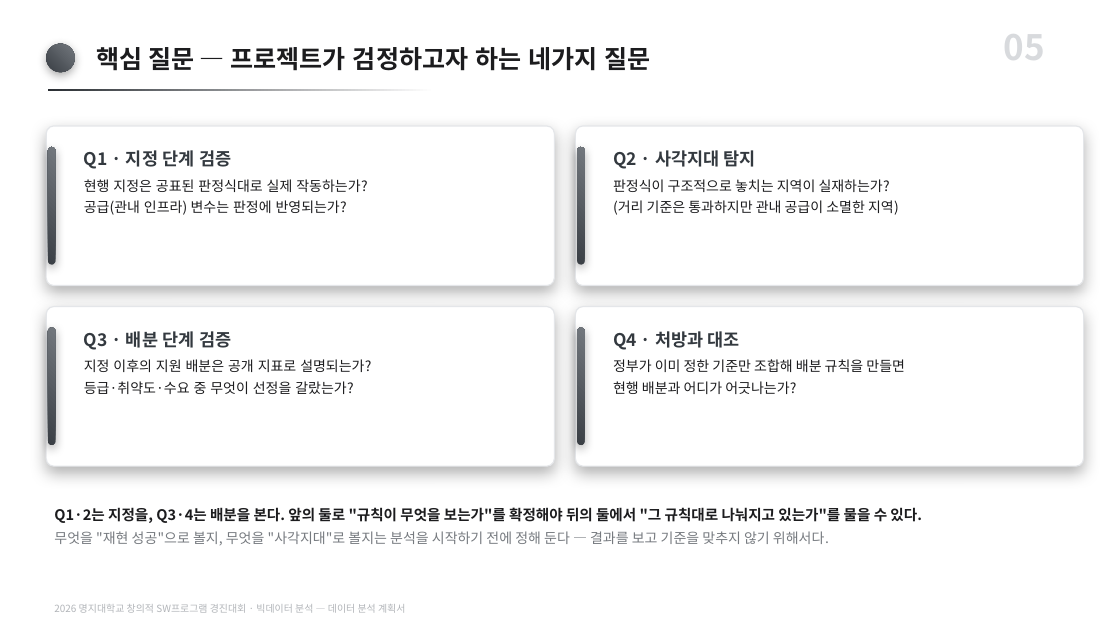
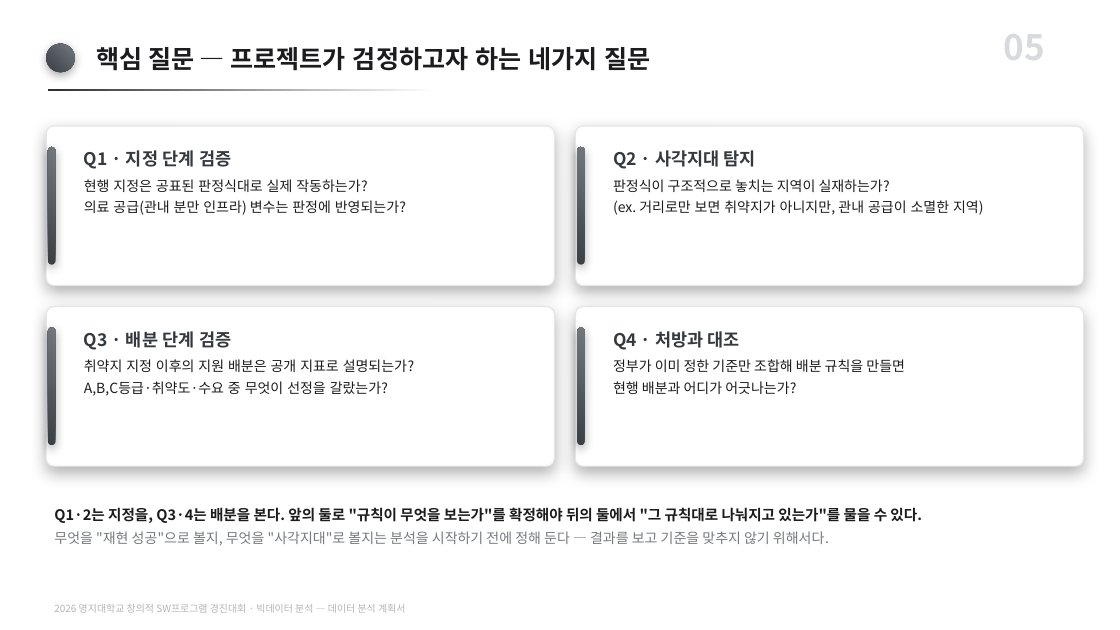
Before and after one commit to karvvan/maternity-care-policy-audit, a slide deck: slide 5 of 04_제출물/데이터분석_계획서.pptx. Drawn at 1120x630 pixels with LibreOffice and Linux fonts; fonts in the diff are those of the drawing. Boxes give left, top, right and bottom in pixels: in the first picture for what was removed or moved away, otherwise in the second. Text is boxed around its words. In the diff, an @@ line names an element or a change of style, - is before the commit and + after.

```diff
--- a/04_제출물/데이터분석_계획서.pptx
+++ b/04_제출물/데이터분석_계획서.pptx
@@ text at (84, 200, 406, 215): text changed @@
-공급(관내 인프라) 변수는 판정에 반영되는가?
+의료 공급(관내 분만 인프라) 변수는 판정에 반영되는가?
@@ text at (613, 200, 984, 215): text changed @@
-(거리 기준은 통과하지만 관내 공급이 소멸한 지역)
+(ex. 거리로만 보면 취약지가 아니지만, 관내 공급이 소멸한 지역)
@@ text at (84, 359, 414, 396): text changed @@
-지정 이후의 지원 배분은 공개 지표로 설명되는가?
-등급·취약도·수요 중 무엇이 선정을 갈랐는가?
+취약지 지정 이후의 지원 배분은 공개 지표로 설명되는가?
+A,B,C등급·취약도·수요 중 무엇이 선정을 갈랐는가?
```
Also in this commit, not shown: 2 other files.
